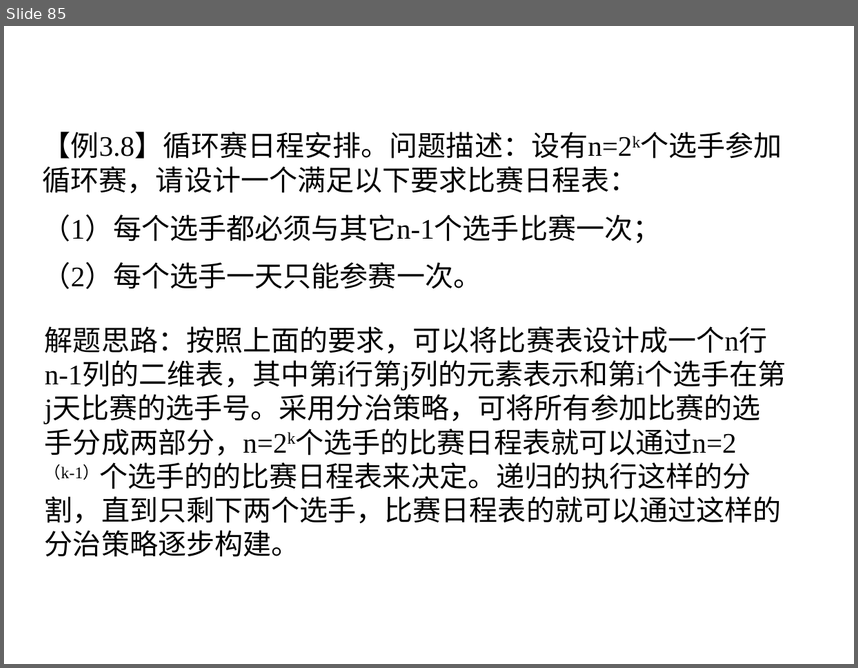
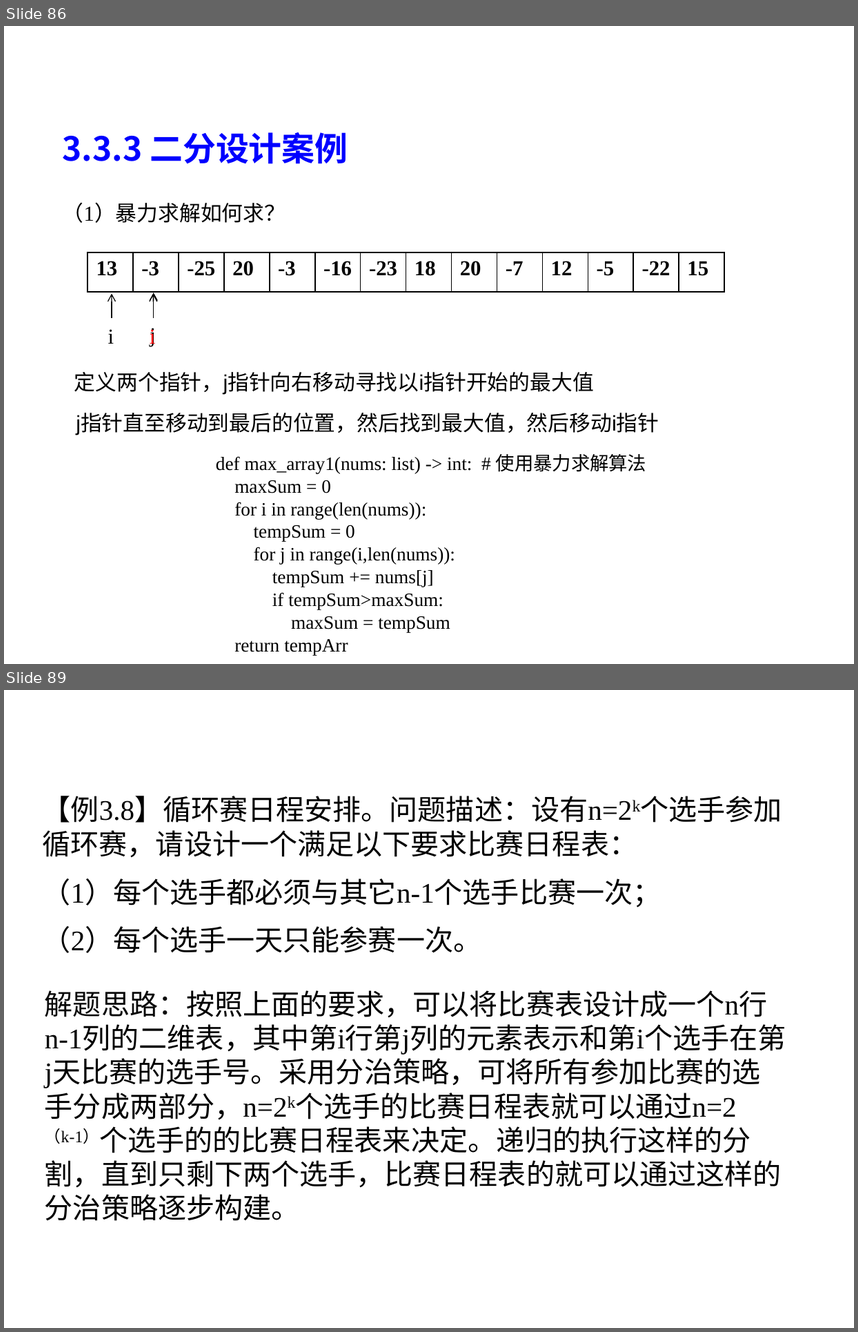
Before and after one commit to liutongling/DP, a slide deck: file/第3章 分治法计.pptx. Shown one above the other, each under a label of ours: slide 85 before the commit, slides 86 and 89 after it; the slides between them are not shown. The pictures are 858x668 and 858x1332 pixels, drawn with LibreOffice and Linux fonts; fonts in the diff are those of the drawing; background and template pictures are left out. Boxes give left, top, right and bottom in pixels: in the first picture for what was removed or moved away, otherwise in the second. Text is boxed around its words. In the diff, an @@ line names an element or a change of style, - is before the commit and + after.

```diff
--- a/file/第3章 分治法计.pptx
+++ b/file/第3章 分治法计.pptx
@@ slide 86 added at [4, 26, 854, 664], background #FFFFFF @@
@@ text added at [63, 132, 348, 164], 28 pt, text #0000FF, bold @@
+3.3.3 二分设计案例
@@ text added at [63, 202, 286, 223], 18 pt, text #000000 @@
+（1）暴力求解如何求？
@@ table added at [87, 252, 730, 291], 1 rows, 14 columns @@
+13 | -3 | -25 | 20 | -3 | -16 | -23 | 18 | 20 | -7 | 12 | -5 | -22 | 15
@@ arrow added from (112, 319) to (112, 294), #000000 0.75 pt @@
@@ arrow added from (154, 316) to (154, 293), #000000 0.75 pt @@
@@ arrow added from (154, 319) to (154, 294), #000000 0.75 pt @@
@@ text added at [108, 329, 114, 343], 18 pt, text #000000 @@
+i
@@ text added at [150, 328, 156, 346], 18 pt, text #000000 @@
+j
@@ text added at [150, 328, 156, 347], 18 pt, text #FF0000 @@
+i
@@ text added at [74, 372, 594, 394], 18 pt, text #000000 @@
+定义两个指针，j指针向右移动寻找以i指针开始的最大值
@@ text added at [76, 413, 659, 434], 18 pt, text #000000 @@
+j指针直至移动到最后的位置，然后找到最大值，然后移动i指针
@@ text added at [216, 454, 646, 655], 16 pt, text #000000 @@
+def max_array1(nums: list) -> int: # 使用暴力求解算法
+maxSum = 0
+for i in range(len(nums)):
+tempSum = 0
+for j in range(i,len(nums)):
+tempSum += nums[j]
+if tempSum>maxSum:
+maxSum = tempSum
+return tempArr
@@ what was slide 85 is now slide 89 @@
```
Also in this commit, not shown: 3 other slides added, 2 other files.
